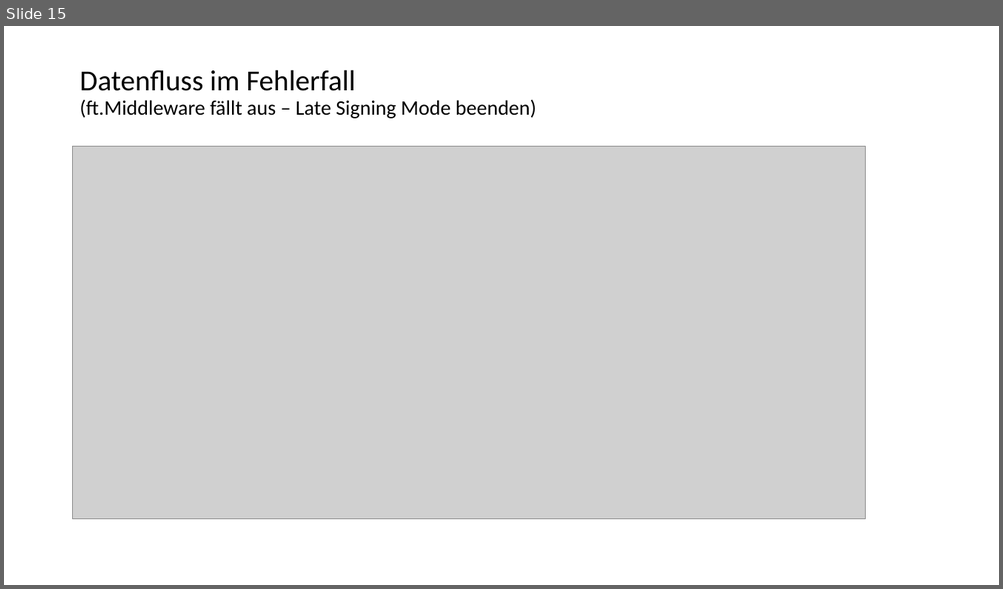
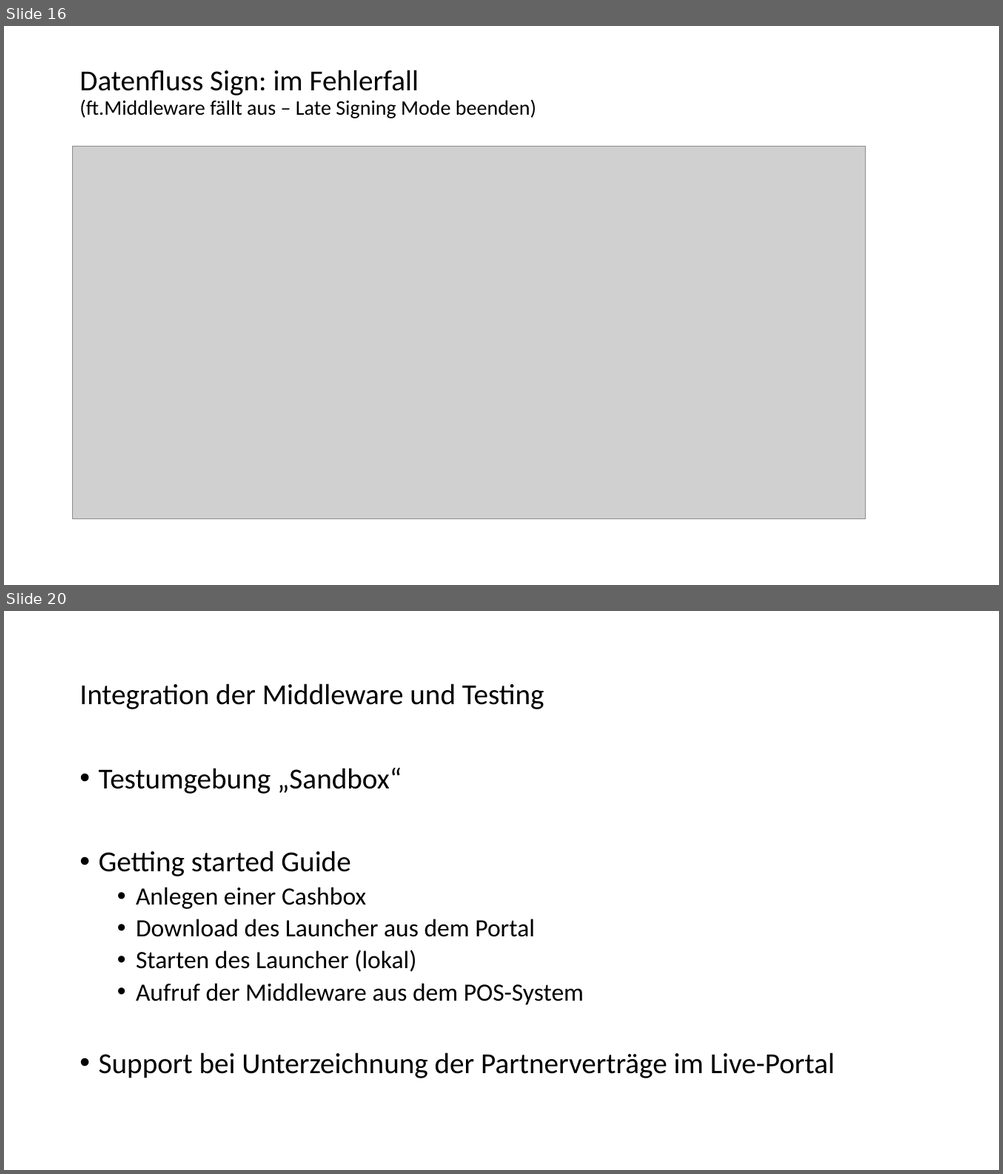
Before and after one commit to fiskaltrust/productdescription-de-doc, a slide deck: for-poscreators/presentation/onboarding_de.pptx. Shown one above the other, each under a label of ours: slide 15 before the commit, slides 16 and 20 after it; the slides between them are not shown. The pictures are 1003x589 and 1003x1174 pixels, drawn with LibreOffice and Linux fonts; fonts in the diff are those of the drawing; grey boxes stand for pictures. Boxes give left, top, right and bottom in pixels: in the first picture for what was removed or moved away, otherwise in the second. Text is boxed around its words. In the diff, an @@ line names an element or a change of style, - is before the commit and + after.

```diff
--- a/for-poscreators/presentation/onboarding_de.pptx
+++ b/for-poscreators/presentation/onboarding_de.pptx
@@ slide 20 added at [4,611,999,1170], background #FFFFFF @@
@@ title added at [79,684,544,709], 28 pt, text #000000 @@
+Integration der Middleware und Testing
@@ text added at [99,768,834,1079], 24 pt, text #000000 @@
+• Testumgebung „Sandbox“
+• Getting started Guide
+  • Anlegen einer Cashbox
+  • Download des Launcher aus dem Portal
+  • Starten des Launcher (lokal)
+  • Aufruf der Middleware aus dem POS-System
+• Support bei Unterzeichnung der Partnerverträge im Live-Portal
@@ what was slide 15 is now slide 16 @@
@@ slide 16 changed as well @@
@@ title at [79,70,536,118]: text changed @@
-Datenfluss im Fehlerfall
-(ft.Middleware fällt aus – Late Signing Mode beenden)
+Datenfluss Sign: im Fehlerfall
+(ft.Middleware fällt aus – Late Signing Mode beenden)
```
Also in this commit, not shown: 7 other slides changed, 8 other slides added, 9 other files.
